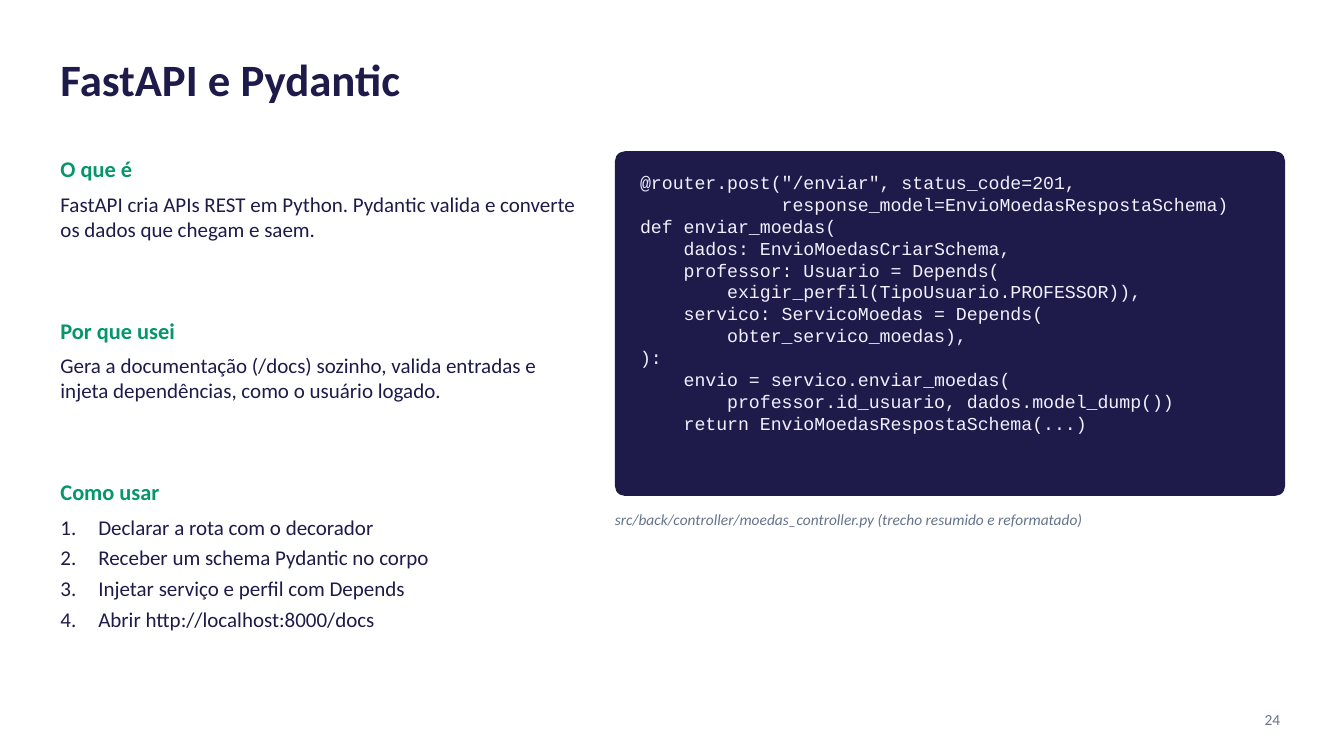
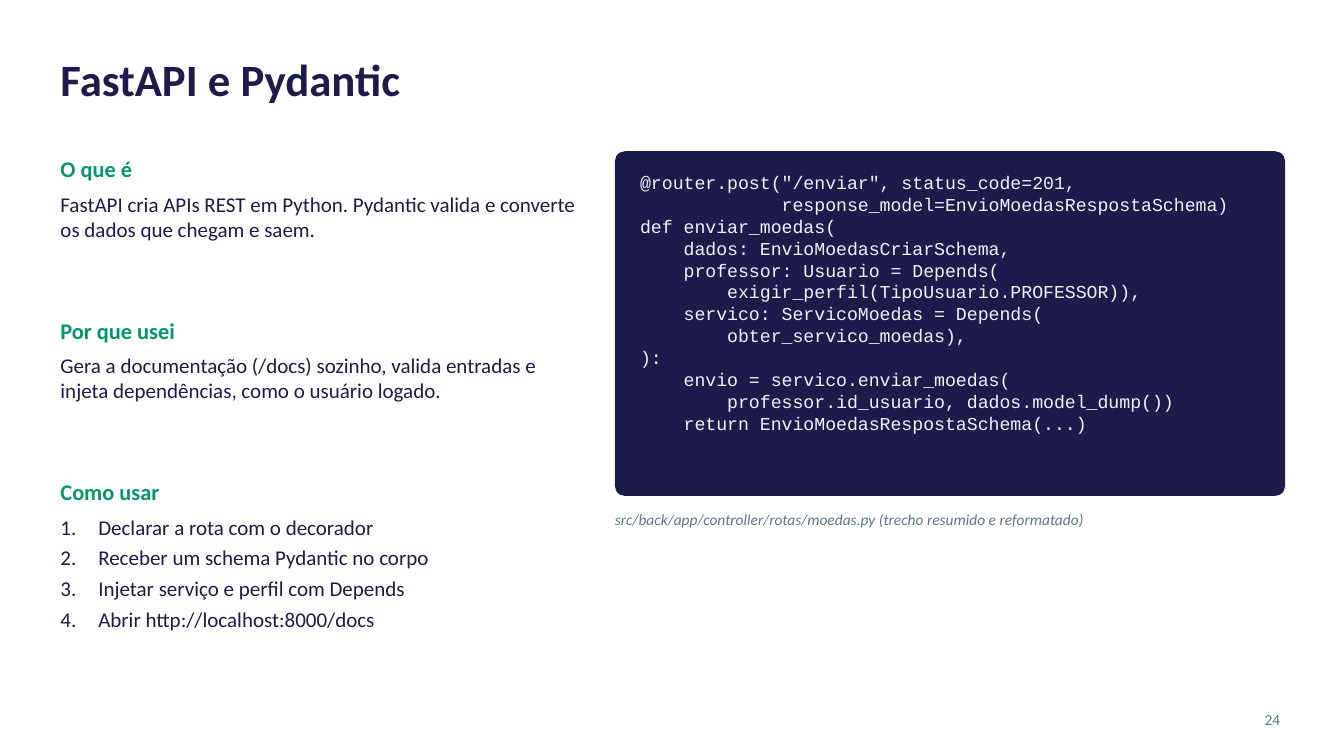
Before and after one commit to lucaslmchaves/sistema-moeda-estudantil, a slide deck: slide 24 of docs/apresentacao/Lab03S03-Apresentacao.pptx. Drawn at 1344x756 pixels with LibreOffice and Linux fonts; fonts in the diff are those of the drawing. Boxes give left, top, right and bottom in pixels: in the first picture for what was removed or moved away, otherwise in the second. Text is boxed around its words. In the diff, an @@ line names an element or a change of style, - is before the commit and + after.

```diff
--- a/docs/apresentacao/Lab03S03-Apresentacao.pptx
+++ b/docs/apresentacao/Lab03S03-Apresentacao.pptx
@@ text at (615, 514, 1084, 528): text changed @@
-src/back/controller/moedas_controller.py (trecho resumido e reformatado)
+src/back/app/controller/rotas/moedas.py (trecho resumido e reformatado)
```
Also in this commit, not shown: 6 other slides changed, 2 other files.
